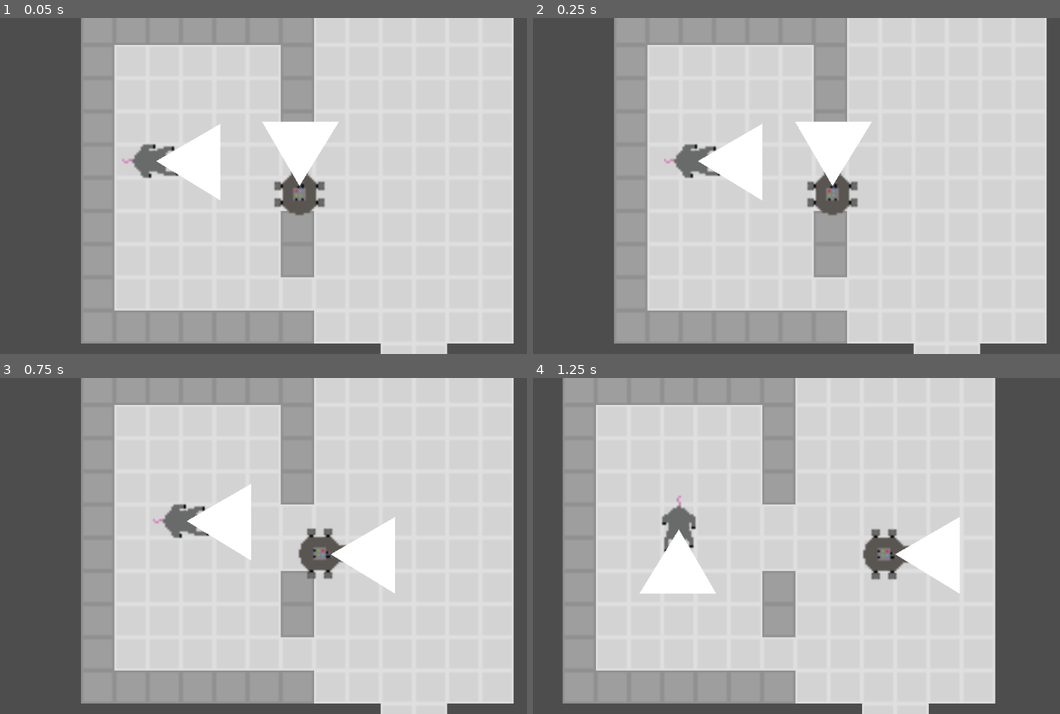
Above: before the commit, frames 1-4 (two rows, left to right).
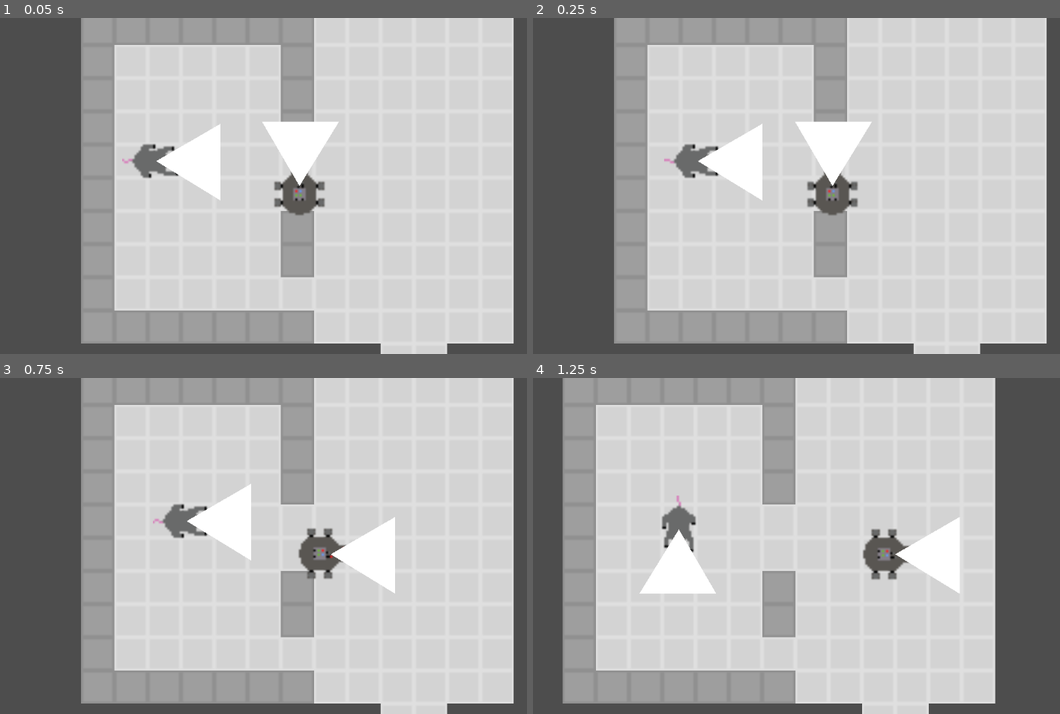
Above: after the commit, the same moments.

Repository: johannagroven/dontratmeout
Game: Godot game, scene res://main.tscn
Two runs of this game, one before a commit and one after it. Both use one fixed random seed, a clock stepped at 60 frames per second and the inputs below.
Inputs:
- Up to frame 1 (0.05 s): no input
- Up to frame 2 (0.25 s): no input
- Up to frame 3 (0.75 s): hold Right (ui_right) from 0.53 s (still down)
- Up to frame 4 (1.25 s): keep holding Right (ui_right)

Frame 1 is identical in both runs. In frame 2, less than 0.1% of the frame differs, in the area x 25-36%, y 37-48%; in frame 3, less than 0.1%; in frame 4, less than 0.1%, in the area x 24-32%, y 34-52%.

Commit message:
Play movement animations by default

Diff:
--- a/character.tscn
+++ b/character.tscn
@@ -73,6 +73,7 @@
 [node name="AnimatedSprite2D" type="AnimatedSprite2D" parent="visuals"]
 rotation = 1.5708
 sprite_frames = SubResource("SpriteFrames_qi5as")
+autoplay = "default"
 
 [node name="shape" type="CollisionShape2D" parent="."]
 shape = SubResource("RectangleShape2D_ujape")
--- a/mouse.tscn
+++ b/mouse.tscn
@@ -59,6 +59,7 @@
 [node name="AnimatedSprite2D" type="AnimatedSprite2D" parent="visuals"]
 rotation = 1.5708
 sprite_frames = SubResource("SpriteFrames_qi5as")
+autoplay = "default"
 
 [node name="shape" type="CollisionShape2D" parent="."]
 shape = SubResource("RectangleShape2D_ujape")
